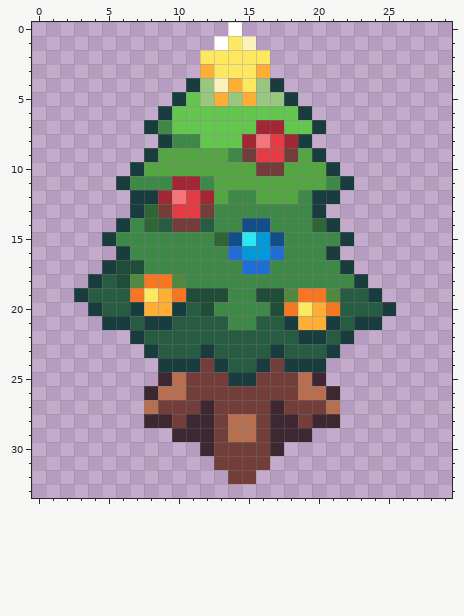
File history of a pixel-art sprite, src/dapp/images/ui/christmas_tree.png. Above: the version before the commit.
The file is 30x34 pixels. Colours within 5 levels of each other are drawn and written as one.
Once edited:
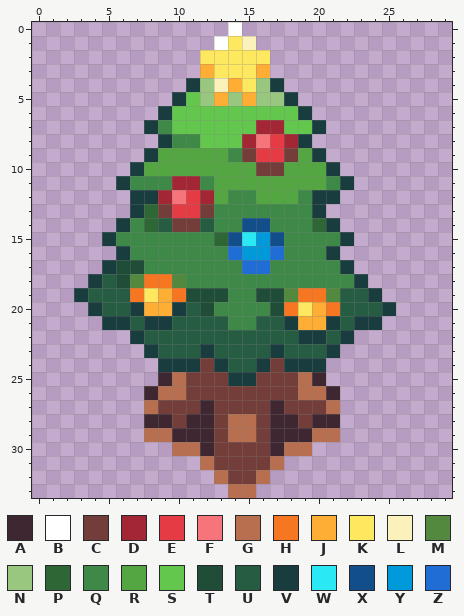
Palette (. is transparent): A #3e2731  B #ffffff  C #733e39  D #a22633  E #e43b44  F #f6757a  G #b86f50  H #f77622  J #feae34  K #fee85f  L #fbf1ba  M #53893e  N #9ac77f  P #2e6635  Q #3e8948  R #53a641  S #63c74d  T #1f4d37  U #265c42  V #193c3e  W #2be9f4  X #124e89  Y #0099da  Z #1f6dd5
Message: [FIX] Use enlarge chrissy tree for Open Sea
Diff:
{"y":29,"x":8,"old":"..","new":"GG"}
{"y":29,"x":20,"old":"..","new":"GG"}
{"y":30,"x":10,"old":"..","new":"GG"}
{"y":30,"x":18,"old":"..","new":"GG"}
{"y":31,"x":12,"old":".","new":"G"}
{"y":31,"x":17,"old":".","new":"G"}
{"y":32,"x":13,"old":".","new":"G"}
{"y":32,"x":16,"old":".","new":"G"}
{"y":33,"x":14,"old":"..","new":"GG"}
{"label":"added","picture_box":[144,428,340,498]}
